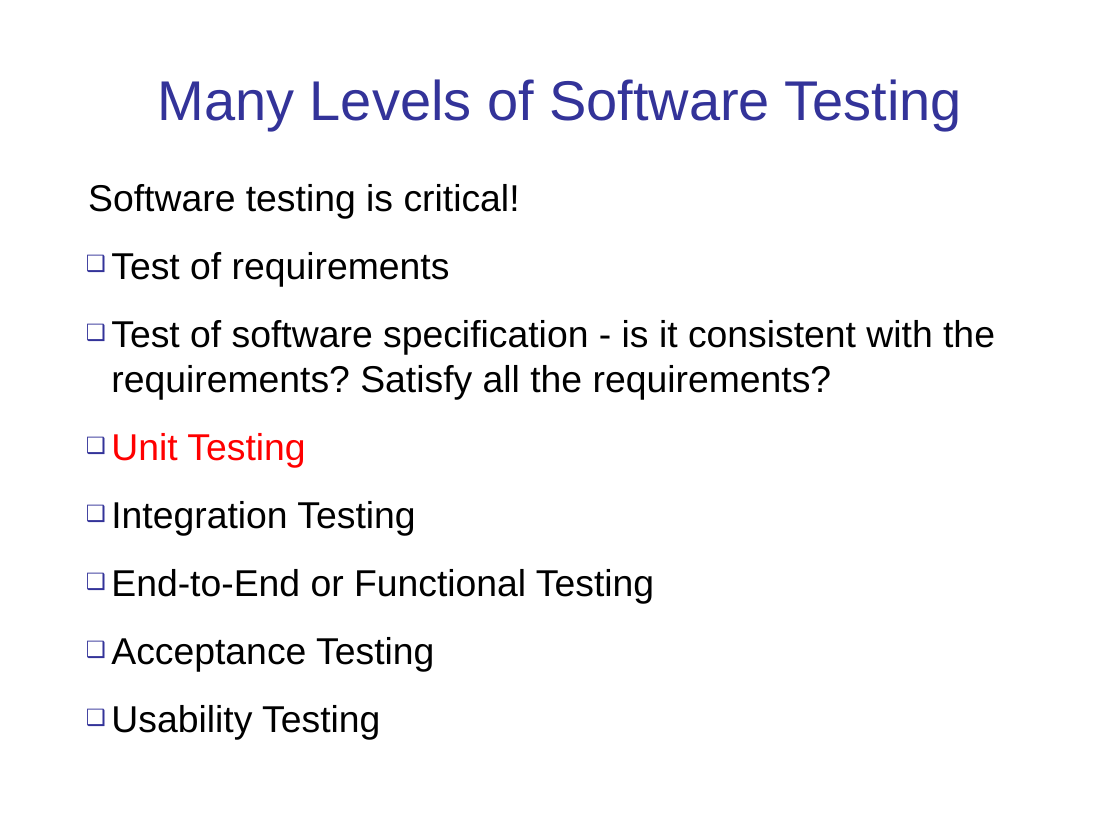
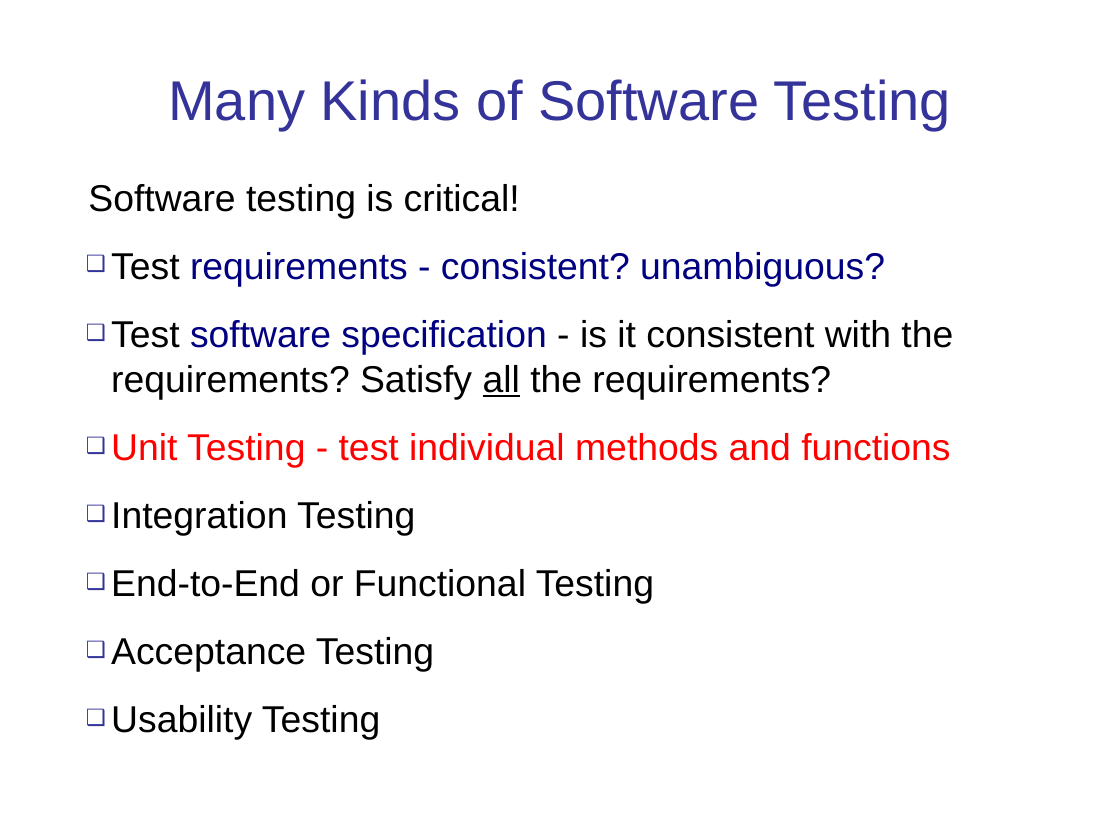
Before and after one commit to cpske/ISP, a slide deck: slide 2 of testing/Intro-to-Testing.ppt. Drawn at 1120x840 pixels with LibreOffice and Linux fonts; fonts in the diff are those of the drawing. Boxes give left, top, right and bottom in pixels: in the first picture for what was removed or moved away, otherwise in the second. Text is boxed around its words. In the diff, an @@ line names an element or a change of style, - is before the commit and + after.

```diff
--- a/testing/Intro-to-Testing.ppt
+++ b/testing/Intro-to-Testing.ppt
@@ title at [168, 79, 951, 130]: text changed @@
-Many Levels of Software Testing
+Many Kinds of Software Testing
@@ text at [111, 252, 953, 467]: text changed @@
-❑ Test of requirements
-❑ Test of software specification - is it consistent with the requirements? Satisfy all the requirements?
-❑ Unit Testing
+❑ Test requirements - consistent? unambiguous?
+❑ Test software specification - is it consistent with the requirements? Satisfy all the requirements?
+❑ Unit Testing - test individual methods and functions
```
Also in this commit, not shown: 7 other slides changed, 5 slides added, 1 slide removed, 11 other files.
